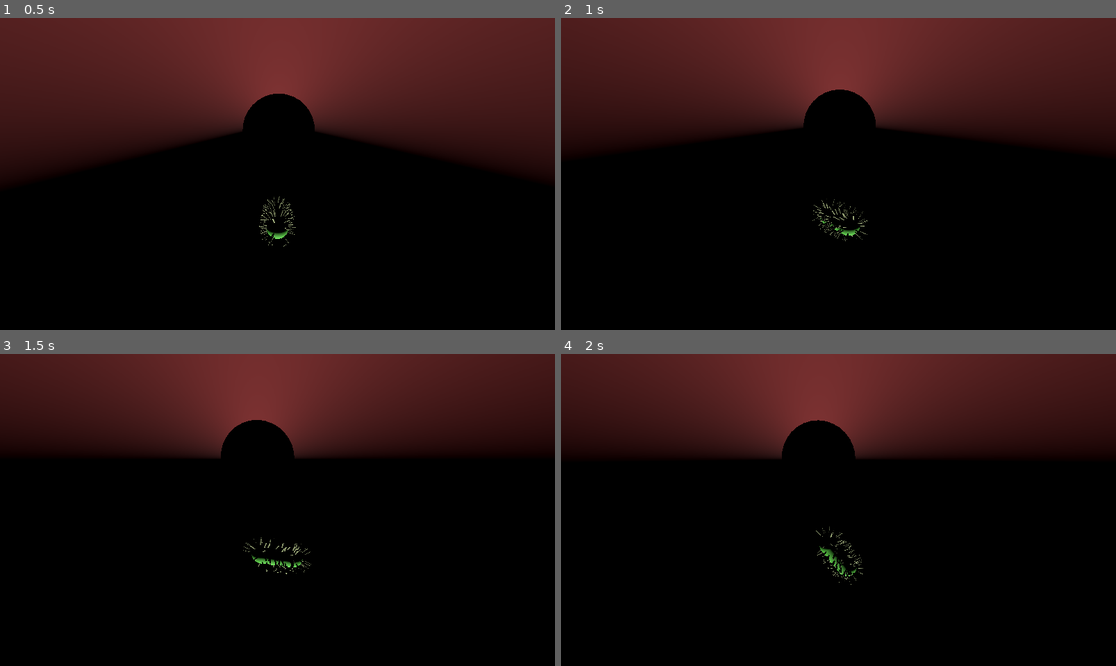
Above: before the commit, frames 1-4 (two rows, left to right).
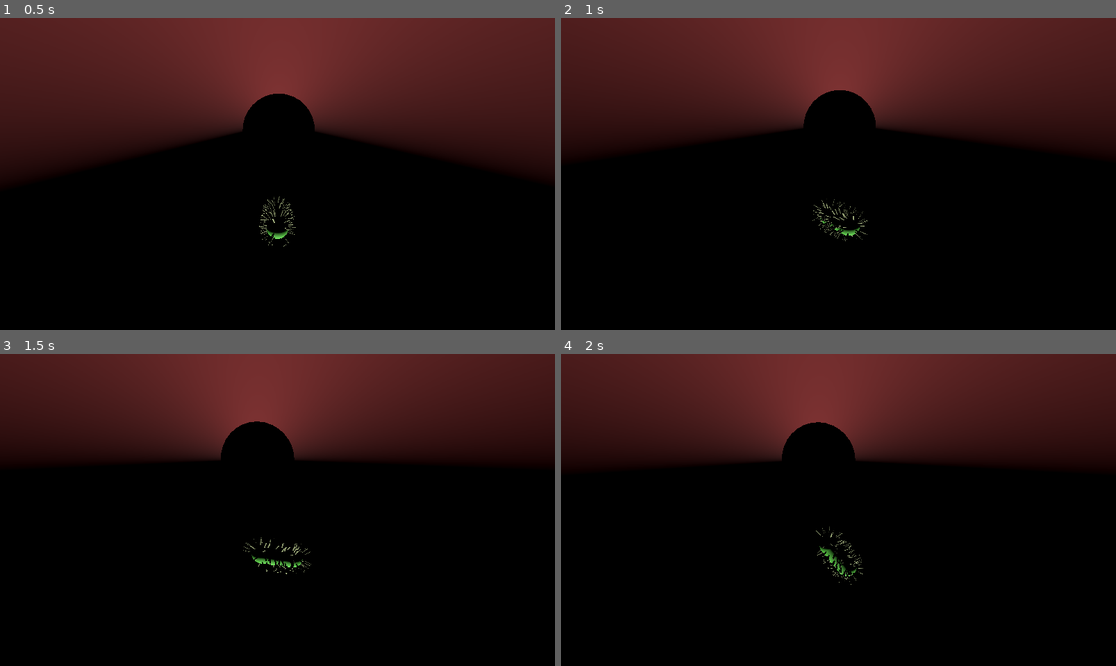
Above: after the commit, the same moments.

Repository: NR5P/bio-mission
Game: Godot game, scene res://main.tscn
Same seed, same stepped clock (60 frames per second), same inputs: the game is played once before the commit and once after it.
Inputs:
- Up to frame 1 (0.5 s): no input
- Up to frame 2 (1 s): hold D from 0.53 s (still down); hold Shift from 0.53 s (still down); tap Space at 0.77 s
- Up to frame 3 (1.5 s): release D at 1.28 s; release Shift at 1.28 s; hold Down from 1.28 s (still down); tap J at 1.35 s
- Up to frame 4 (2 s): keep holding Down; tap Space at 1.52 s

Frame 1 is identical in both runs. In frame 2, less than 0.1% of the frame differs, in the area x 43-57%, y 22-34%; in frame 3, 0.1%; in frame 4, 0.6%, in the area x 0-100%, y 21-36%.

Commit message:
direction fixed for now

Diff:
--- a/bacteria.gd
+++ b/bacteria.gd
@@ -20,16 +20,14 @@
 var pitch_deg: float = 0.0
 
 func _ready() -> void:
-	# Start from current orientation (so it doesn't snap)
 	yaw_deg = rotation_degrees.y
 	pitch_deg = rotation_degrees.x
-	# IMPORTANT: keep roll zero
-	rotation_degrees.z = 0.0
+	rotation_degrees.z = 0.0  # keep roll zero
 
 func _physics_process(delta: float) -> void:
 	# Inputs
 	var yaw_target: float = float(Input.is_key_pressed(KEY_D)) - float(Input.is_key_pressed(KEY_A))
-	# UP = nose down, DOWN = nose up (your request)
+	# UP = nose down, DOWN = nose up
 	var pitch_target: float = float(Input.is_key_pressed(KEY_DOWN)) - float(Input.is_key_pressed(KEY_UP))
 	var throttle: float = float(Input.is_key_pressed(KEY_W)) - float(Input.is_key_pressed(KEY_S))
 	var updown: float = float(Input.is_key_pressed(KEY_SPACE)) - float(Input.is_key_pressed(KEY_SHIFT))
@@ -38,7 +36,7 @@
 	yaw_in = lerp(yaw_in, yaw_target, 1.0 - exp(-turn_smooth * delta))
 	pitch_in = lerp(pitch_in, pitch_target, 1.0 - exp(-turn_smooth * delta))
 
-	# Integrate yaw/pitch ourselves (no Euler weirdness)
+	# Integrate yaw/pitch ourselves (stable)
 	yaw_deg += yaw_speed_deg * yaw_in * delta
 	pitch_deg += pitch_speed_deg * pitch_in * delta
 	pitch_deg = clamp(pitch_deg, -pitch_limit_deg, pitch_limit_deg)
@@ -46,7 +44,6 @@
 	# Build basis from yaw then pitch (roll forced to 0)
 	var yaw_rad: float = deg_to_rad(yaw_deg)
 	var pitch_rad: float = deg_to_rad(pitch_deg)
-
 	var b := Basis(Vector3.UP, yaw_rad) * Basis(Vector3.RIGHT, pitch_rad)
 
 	# Apply to this body
@@ -54,18 +51,16 @@
 	gt.basis = b
 	global_transform = gt
 
-	# Forward in the direction you're pointing
+	# --- Movement ---
+	# Full 3D forward movement (pitch affects travel direction)
 	var forward: Vector3 = -global_transform.basis.z
-	var desired_h: Vector3 = forward * (throttle * max_speed)
+	var desired_vel: Vector3 = forward * (throttle * max_speed)
 
-	# Horizontal smoothing
-	var a_h: float = accel if abs(throttle) > 0.001 else drag
-	var hvel := Vector3(velocity.x, 0.0, velocity.z)
-	hvel = hvel.lerp(Vector3(desired_h.x, 0.0, desired_h.z), 1.0 - exp(-a_h * delta))
-	velocity.x = hvel.x
-	velocity.z = hvel.z
+	# Smooth toward desired forward velocity
+	var a_move: float = accel if abs(throttle) > 0.001 else drag
+	velocity = velocity.lerp(desired_vel, 1.0 - exp(-a_move * delta))
 
-	# Vertical thrust (world up)
+	# Independent vertical thrust (Space/Shift) in world-up
 	var desired_v: float = updown * vertical_max_speed
 	var a_v: float = vertical_accel if abs(updown) > 0.001 else vertical_drag
 	velocity.y = lerp(velocity.y, desired_v, 1.0 - exp(-a_v * delta))
